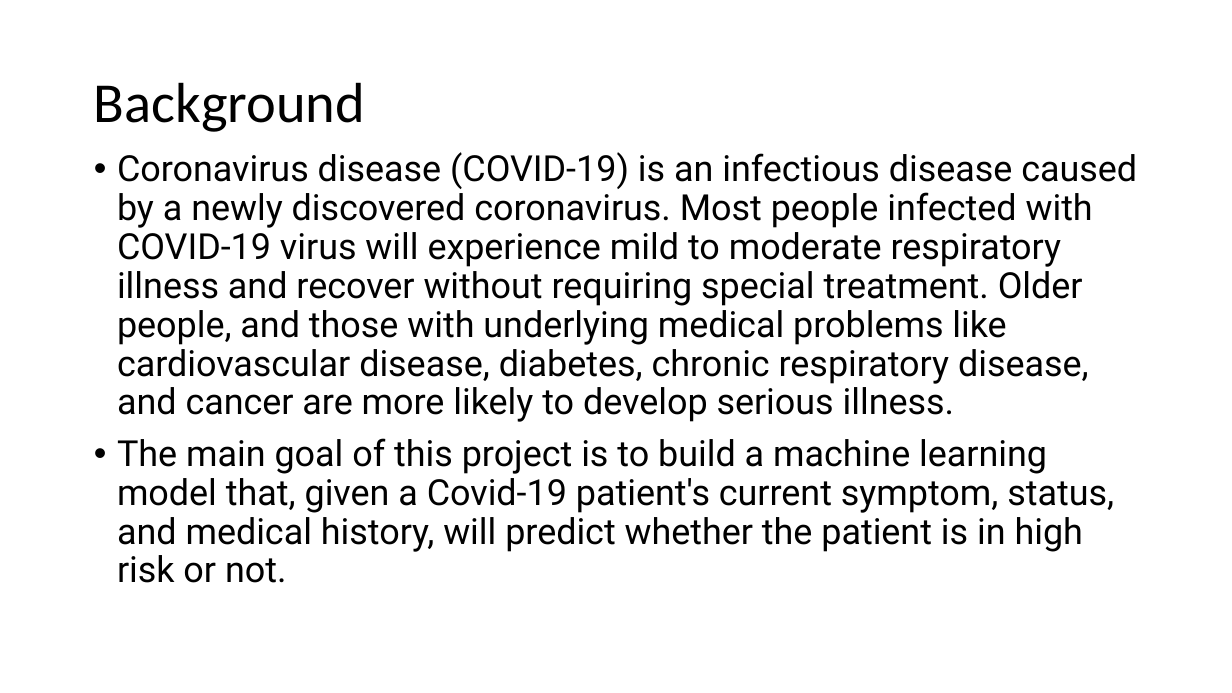
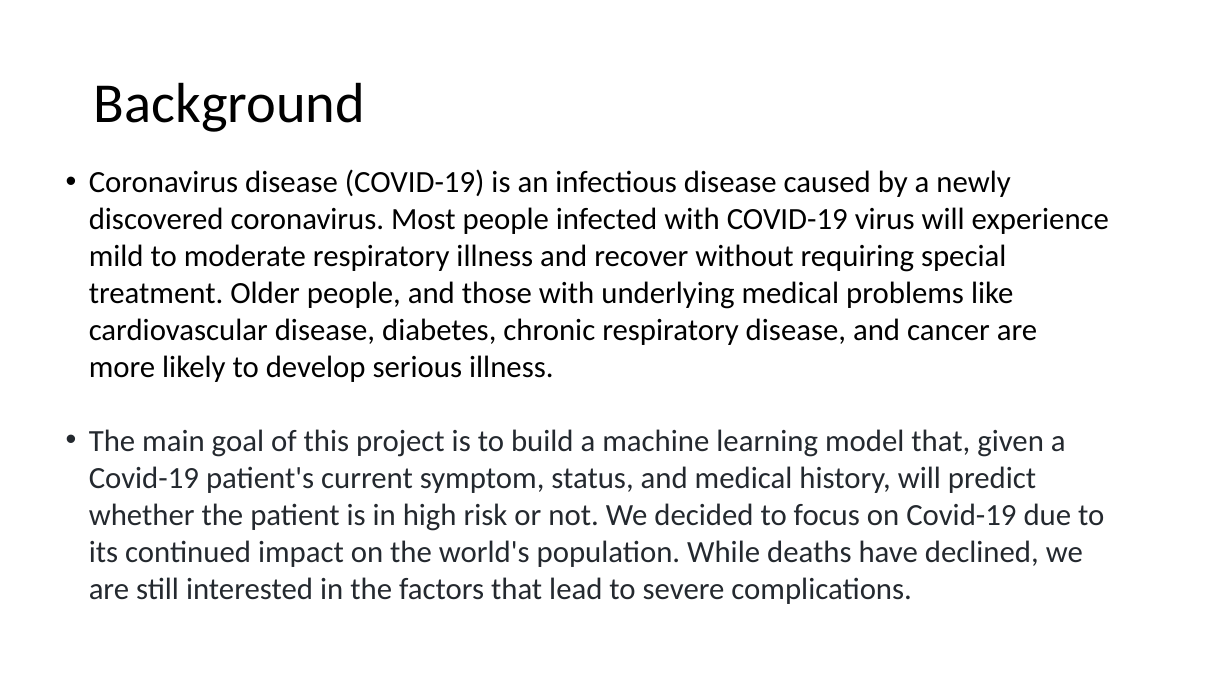
Before and after one commit to rvroomiii/group_hub, a slide deck: slide 2 of Covid-presentation.pptx. Drawn at 1232x693 pixels with LibreOffice and Linux fonts; fonts in the diff are those of the drawing. Boxes give left, top, right and bottom in pixels: in the first picture for what was removed or moved away, otherwise in the second. Text is boxed around its words. In the diff, an @@ line names an element or a change of style, - is before the commit and + after.

Commit message:
Updating presentation

```diff
--- a/Covid-presentation.pptx
+++ b/Covid-presentation.pptx
@@ text "Coronavirus disease (COVID-19) is an ...": place and size @@
-text "Coronavirus disease (COVID-19) is an ..." at box(117, 152, 1137, 583)
+text "Coronavirus disease (COVID-19) is an ..." at box(89, 169, 1109, 604)
@@ text at box(89, 169, 1109, 382): size 28 to 24 pt, font Roboto to Calibri in "Coronavirus disease (COVID-19) is an infectious disease ..."; line spacing 0.9 to 1; less space between paragraphs @@
@@ text at box(89, 429, 1104, 604): text changed; size 28 to 24 pt; font Roboto to Calibri; text colour #000000 to #24292F @@
-• The main goal of this project is to build a machine learning model that, given a Covid-19 patient's current symptom, status, and medical history, will predict whether the patient is in high risk or not.
+• The main goal of this project is to build a machine learning model that, given a Covid-19 patient's current symptom, status, and medical history, will predict whether the patient is in high risk or not. We decided to focus on Covid-19 due to its continued impact on the world's population. While deaths have declined, we are still interested in the factors that lead to severe complications.
```
Also in this commit, not shown: 4 other slides changed, 6 slides added, 3 slides removed.
